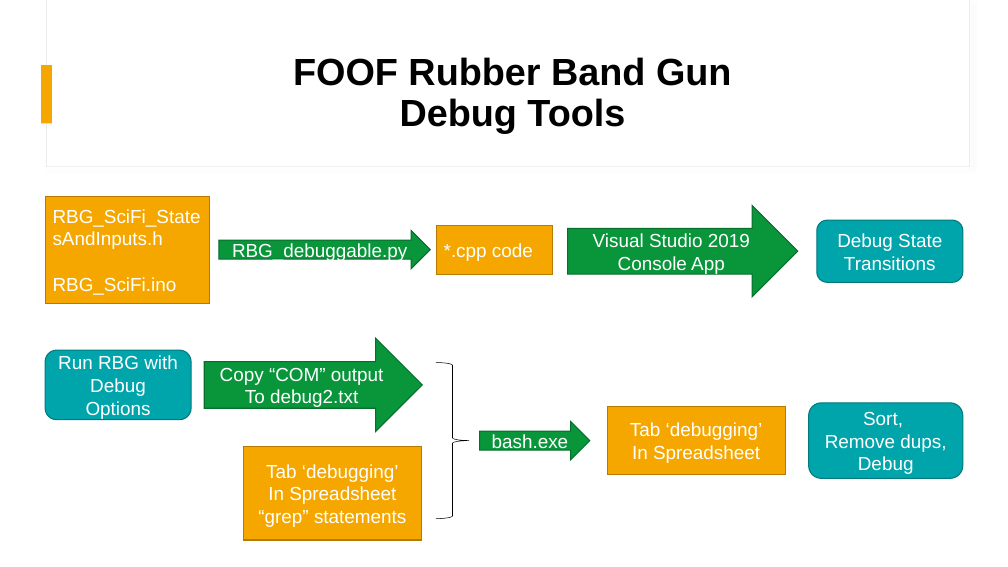
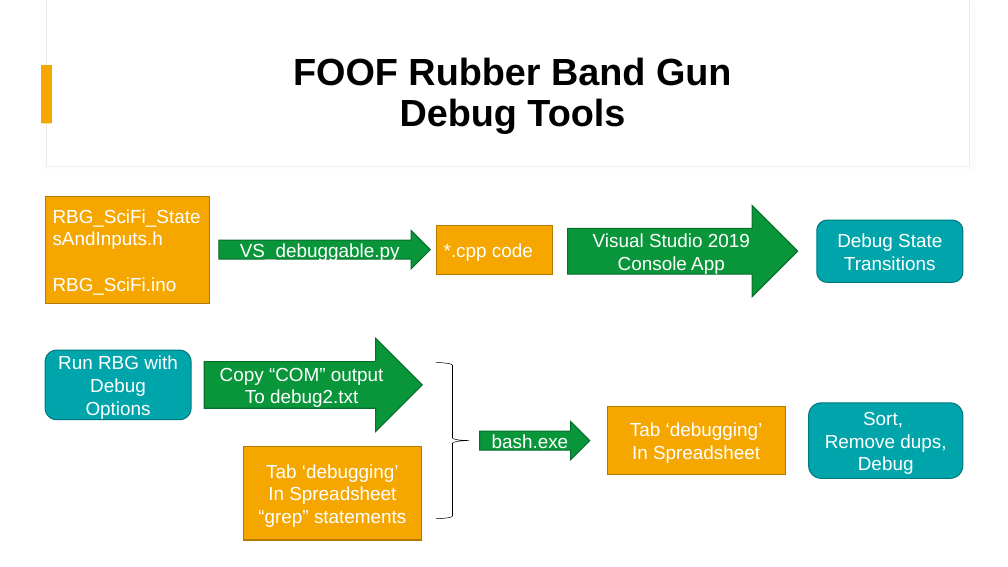
Before and after one commit to Mark-MDO47/RubberBandGun, a slide deck: slide 5 of BuildRubberBandGunSoftware.pptx. Drawn at 1008x567 pixels with LibreOffice and Linux fonts; fonts in the diff are those of the drawing. Boxes give left, top, right and bottom in pixels: in the first picture for what was removed or moved away, otherwise in the second. Text is boxed around its words. In the diff, an @@ line names an element or a change of style, - is before the commit and + after.

```diff
--- a/BuildRubberBandGunSoftware.pptx
+++ b/BuildRubberBandGunSoftware.pptx
@@ text in right arrow at bbox=[240, 243, 400, 261]: text changed @@
-RBG_debuggable.py
+VS_debuggable.py
```
Also in this commit, not shown: 1 other file.
